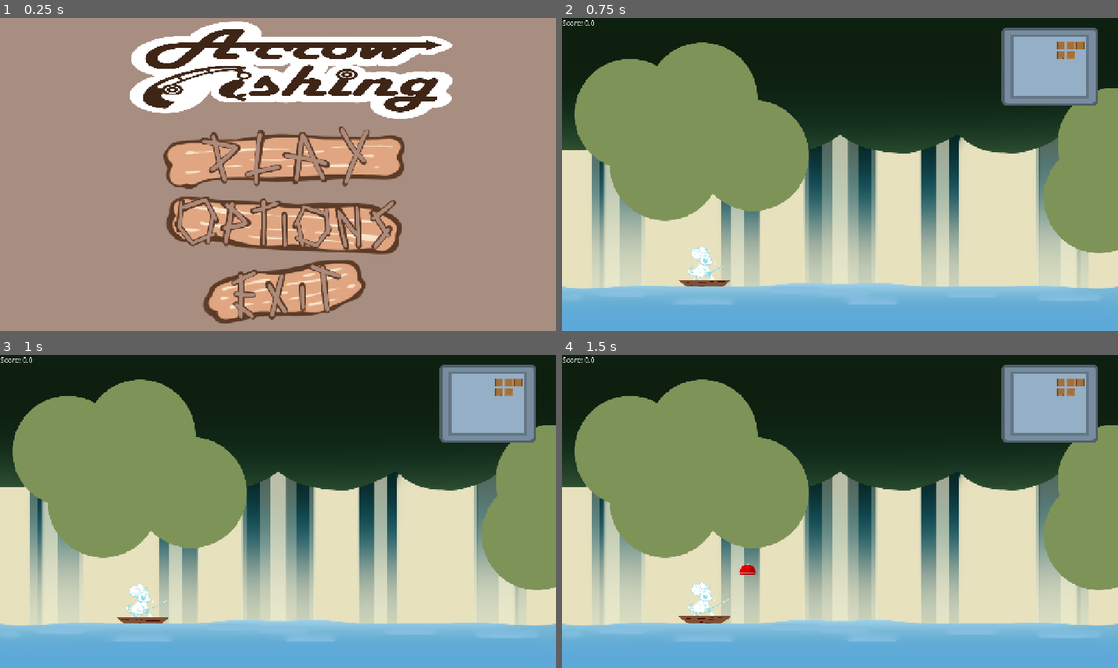
Above: before the commit, frames 1-4 (two rows, left to right).
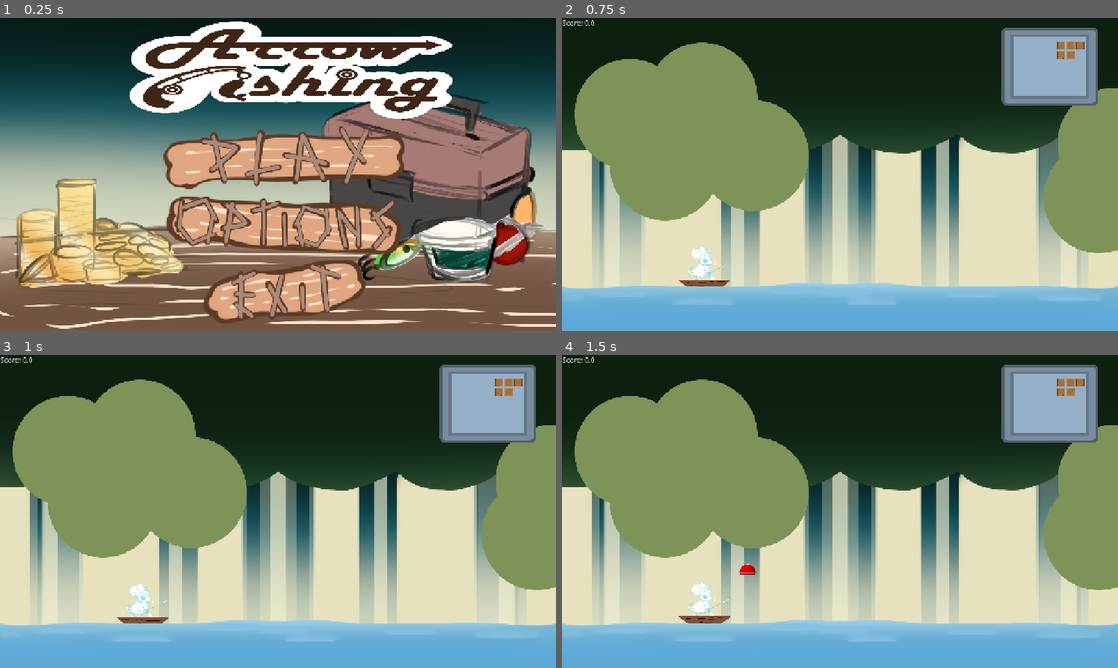
Above: after the commit, the same moments.

Repository: Meoah/Team-Awesome
Game: Godot game, scene res://scenes/game/main_menu.tscn
Two runs of this game, one before a commit and one after it. Both use one fixed random seed, a clock stepped at 60 frames per second and the inputs below.
Inputs (mouse positions are in pixels of both pictures, inside the frame that each line leads up to):
- Up to frame 1 (0.25 s): no input
- Up to frame 2 (0.75 s): click (845, 158) at 0.5 s
- Up to frame 3 (1 s): no input
- Up to frame 4 (1.5 s): tap Enter (ui_accept) at 1.25 s; hold Right (Right) from 1.28 s (still down)

The runs differ from the first frame. In frame 1, 66% of the frame differs, in the area x 0-100%, y 0-100%; in frame 2, nothing differs; in frame 3, nothing differs; in frame 4, nothing differs.

Commit message:
Changes to title screen
Change to title screen
moved some files into another folder under UI

Diff:
--- a/assets/textures/fish/doodle_fish/Fish01.tres
+++ b/assets/textures/fish/doodle_fish/Fish01.tres
@@ -1,7 +1,7 @@
 [gd_resource type="Resource" script_class="FishData" load_steps=3 format=3 uid="uid://bfhqypk3cq3op"]
 
 [ext_resource type="Texture2D" uid="uid://bt3wgexmfinn3" path="res://assets/textures/fish/doodle_fish/Fish01.png" id="1_3ep4n"]
-[ext_resource type="Script" uid="uid://hawtjwmqqseb" path="res://scripts/util/FishData.gd" id="1_kg2rf"]
+[ext_resource type="Script" uid="uid://hawtjwmqqseb" path="res://scripts/util/FishData_Resource.gd" id="1_kg2rf"]
 
 [resource]
 script = ExtResource("1_kg2rf")
--- a/assets/textures/fish/doodle_fish/Fish02.tres
+++ b/assets/textures/fish/doodle_fish/Fish02.tres
@@ -1,7 +1,7 @@
 [gd_resource type="Resource" script_class="FishData" load_steps=3 format=3 uid="uid://664dy5jf5c4o"]
 
 [ext_resource type="Texture2D" uid="uid://d4cqekm0rg65i" path="res://assets/textures/fish/doodle_fish/Fish03.png" id="1_gv2bk"]
-[ext_resource type="Script" uid="uid://hawtjwmqqseb" path="res://scripts/util/FishData.gd" id="1_uu8st"]
+[ext_resource type="Script" uid="uid://hawtjwmqqseb" path="res://scripts/util/FishData_Resource.gd" id="1_uu8st"]
 
 [resource]
 script = ExtResource("1_uu8st")
--- a/assets/textures/fish/doodle_fish/Fish03.tres
+++ b/assets/textures/fish/doodle_fish/Fish03.tres
@@ -1,7 +1,7 @@
 [gd_resource type="Resource" script_class="FishData" load_steps=3 format=3 uid="uid://4g6bcbg4xyqd"]
 
 [ext_resource type="Texture2D" uid="uid://ciytcol0qrkmt" path="res://assets/textures/fish/doodle_fish/Fish04.png" id="1_3yw5x"]
-[ext_resource type="Script" uid="uid://hawtjwmqqseb" path="res://scripts/util/FishData.gd" id="1_4gde3"]
+[ext_resource type="Script" uid="uid://hawtjwmqqseb" path="res://scripts/util/FishData_Resource.gd" id="1_4gde3"]
 
 [resource]
 script = ExtResource("1_4gde3")
--- a/assets/textures/fish/doodle_fish/Fish04.tres
+++ b/assets/textures/fish/doodle_fish/Fish04.tres
@@ -1,6 +1,6 @@
 [gd_resource type="Resource" script_class="FishData" load_steps=3 format=3 uid="uid://dtchd3fbud4kp"]
 
-[ext_resource type="Script" uid="uid://hawtjwmqqseb" path="res://scripts/util/FishData.gd" id="1_hh66p"]
+[ext_resource type="Script" uid="uid://hawtjwmqqseb" path="res://scripts/util/FishData_Resource.gd" id="1_hh66p"]
 [ext_resource type="Texture2D" uid="uid://ctjwpsmkyxdxs" path="res://assets/textures/fish/doodle_fish/Fish05.png" id="1_j5t3o"]
 
 [resource]
--- a/scenes/game/MainMenu.tscn
+++ b/scenes/game/MainMenu.tscn
@@ -1,8 +1,8 @@
 [gd_scene load_steps=6 format=3 uid="uid://l85sf1pl7i3t"]
 
 [ext_resource type="Script" uid="uid://b00g45l37d66e" path="res://scripts/ui/inventory_ui.gd" id="1_8saeu"]
-[ext_resource type="Texture2D" uid="uid://bubkm6extv28x" path="res://assets/textures/ui/panel_grey.png" id="2_ghw46"]
-[ext_resource type="Texture2D" uid="uid://cbhtfna6mhxm6" path="res://assets/textures/ui/panel_brown_damaged_dark.png" id="3_df05h"]
+[ext_resource type="Texture2D" uid="uid://bubkm6extv28x" path="res://assets/textures/ui/Inventory_Images/panel_grey.png" id="2_ghw46"]
+[ext_resource type="Texture2D" uid="uid://cbhtfna6mhxm6" path="res://assets/textures/ui/Inventory_Images/panel_brown_damaged_dark.png" id="3_df05h"]
 
 [sub_resource type="StyleBoxTexture" id="StyleBoxTexture_6gduq"]
 texture = ExtResource("2_ghw46")
--- a/scenes/game/inventory_shop.tscn
+++ b/scenes/game/inventory_shop.tscn
@@ -1,9 +1,9 @@
-[gd_scene load_steps=8 format=3 uid="uid://yvxxbukkwo6m"]
+[gd_scene load_steps=9 format=3 uid="uid://yvxxbukkwo6m"]
 
-[ext_resource type="Texture2D" uid="uid://cwkwalyu450bw" path="res://assets/textures/ui/Filler_Shop_BG2.png" id="1_a0t8v"]
-[ext_resource type="Script" uid="uid://fkm8rjtl2qav" path="res://scripts/game/inventory_shop.gd" id="1_p0da1"]
+[ext_resource type="Texture2D" uid="uid://cwkwalyu450bw" path="res://assets/textures/ui/Inventory_Images/Filler_Shop_BG2.png" id="1_a0t8v"]
 [ext_resource type="FontFile" uid="uid://ciwjf56aydm2a" path="res://assets/fonts/CherryBombOne-Regular.ttf" id="2_7jlnl"]
-[ext_resource type="Texture2D" uid="uid://bowp4xp3b2o8q" path="res://assets/textures/ui/button_brown.png" id="3_7jlnl"]
+[ext_resource type="Texture2D" uid="uid://bowp4xp3b2o8q" path="res://assets/textures/ui/Inventory_Images/button_brown.png" id="3_7jlnl"]
+[ext_resource type="Texture2D" uid="uid://de7vqfhcen3mo" path="res://assets/textures/ui/Inventory_Images/inventory_UI.png" id="5_cde6c"]
 
 [sub_resource type="StyleBoxTexture" id="StyleBoxTexture_p0da1"]
 texture = ExtResource("1_a0t8v")
@@ -14,6 +14,9 @@
 [sub_resource type="StyleBoxTexture" id="StyleBoxTexture_of57g"]
 texture = ExtResource("3_7jlnl")
 
+[sub_resource type="StyleBoxTexture" id="StyleBoxTexture_4xmvl"]
+texture = ExtResource("5_cde6c")
+
 [node name="InventoryShop" type="Control"]
 layout_mode = 3
 anchors_preset = 15
@@ -21,7 +24,6 @@
 anchor_bottom = 1.0
 grow_horizontal = 2
 grow_vertical = 2
-script = ExtResource("1_p0da1")
 
 [node name="ShopPanel" type="Panel" parent="."]
 layout_mode = 1
@@ -50,34 +52,6 @@
 theme_override_font_sizes/font_size = 64
 text = "Arrow Fishing Shop"
 
-[node name="FishListContainer" type="VBoxContainer" parent="ShopPanel"]
-layout_mode = 0
-offset_left = 204.0
-offset_top = 331.0
-offset_right = 472.0
-offset_bottom = 616.0
-
-[node name="Label" type="Label" parent="ShopPanel/FishListContainer"]
-layout_mode = 2
-theme_override_colors/font_color = Color(0.28235295, 0.36078432, 0.28235295, 1)
-theme_override_fonts/font = ExtResource("2_7jlnl")
-theme_override_font_sizes/font_size = 50
-text = "Fish:"
-
-[node name="FishPriceContainer" type="VBoxContainer" parent="ShopPanel"]
-layout_mode = 0
-offset_left = 829.0
-offset_top = 323.0
-offset_right = 993.0
-offset_bottom = 616.0
-
-[node name="Label" type="Label" parent="ShopPanel/FishPriceContainer"]
-layout_mode = 2
-theme_override_colors/font_color = Color(0.28235295, 0.36078432, 0.28235295, 1)
-theme_override_fonts/font = ExtResource("2_7jlnl")
-theme_override_font_sizes/font_size = 50
-text = "Price:"
-
 [node name="BuyButton" type="Button" parent="ShopPanel"]
 layout_mode = 0
 offset_left = 19.0
@@ -101,3 +75,48 @@
 theme_override_font_sizes/font_size = 40
 theme_override_styles/normal = SubResource("StyleBoxTexture_of57g")
 text = "X"
+
+[node name="HBoxContainer" type="HBoxContainer" parent="ShopPanel"]
+layout_mode = 0
+offset_left = 167.0
+offset_top = 326.0
+offset_right = 1076.0
+offset_bottom = 618.0
+theme_override_constants/separation = 650
+
+[node name="FishListContainer" type="VBoxContainer" parent="ShopPanel/HBoxContainer"]
+layout_mode = 2
+theme_override_constants/separation = 4
+
+[node name="Label" type="Label" parent="ShopPanel/HBoxContainer/FishListContainer"]
+layout_mode = 2
+theme_override_colors/font_color = Color(0.28235295, 0.36078432, 0.28235295, 1)
+theme_override_fonts/font = ExtResource("2_7jlnl")
+theme_override_font_sizes/font_size = 50
+text = "Fish:"
+
+[node name="FishPriceContainer" type="VBoxContainer" parent="ShopPanel/HBoxContainer"]
+layout_mode = 2
+
+[node name="Label" type="Label" parent="ShopPanel/HBoxContainer/FishPriceContainer"]
+layout_mode = 2
+theme_override_colors/font_color = Color(0.28235295, 0.36078432, 0.28235295, 1)
+theme_override_fonts/font = ExtResource("2_7jlnl")
+theme_override_font_sizes/font_size = 50
+text = "Price:"
+
+[node name="FishIconPanel" type="Panel" parent="."]
+layout_mode = 0
+offset_left = 332.0
+offset_top = 329.0
+offset_right = 1392.0
+offset_bottom = 700.0
+theme_override_styles/panel = SubResource("StyleBoxTexture_4xmvl")
+
+[node name="FishGrid" type="GridContainer" parent="FishIconPanel"]
+layout_mode = 0
+offset_left = 93.0
+offset_top = 50.0
+offset_right = 509.0
+offset_bottom = 332.0
+columns = 3
--- a/scenes/game/inventory_ui.tscn
+++ b/scenes/game/inventory_ui.tscn
@@ -1,8 +1,8 @@
 [gd_scene load_steps=6 format=3 uid="uid://dswttm0xkt8an"]
 
 [ext_resource type="Script" uid="uid://b00g45l37d66e" path="res://scripts/ui/inventory_ui.gd" id="1_34y5v"]
-[ext_resource type="Texture2D" uid="uid://bubkm6extv28x" path="res://assets/textures/ui/panel_grey.png" id="2_r57pj"]
-[ext_resource type="Texture2D" uid="uid://cbhtfna6mhxm6" path="res://assets/textures/ui/panel_brown_damaged_dark.png" id="3_jn3b8"]
+[ext_resource type="Texture2D" uid="uid://bubkm6extv28x" path="res://assets/textures/ui/Inventory_Images/panel_grey.png" id="2_r57pj"]
+[ext_resource type="Texture2D" uid="uid://cbhtfna6mhxm6" path="res://assets/textures/ui/Inventory_Images/panel_brown_damaged_dark.png" id="3_jn3b8"]
 
 [sub_resource type="StyleBoxTexture" id="StyleBoxTexture_6gduq"]
 texture = ExtResource("2_r57pj")
--- a/scenes/game/main_menu.tscn
+++ b/scenes/game/main_menu.tscn
@@ -1,21 +1,22 @@
-[gd_scene load_steps=23 format=3 uid="uid://bs6fqe1euvjxa"]
+[gd_scene load_steps=24 format=3 uid="uid://bs6fqe1euvjxa"]
 
 [ext_resource type="Script" uid="uid://c5uuc65y6jov" path="res://scripts/game/main_menu.gd" id="1_fpthd"]
+[ext_resource type="Texture2D" uid="uid://5dbwsil5kndn" path="res://assets/textures/ui/Inventory_Images/Mock_Intro_Screen.png" id="2_73xsm"]
 [ext_resource type="FontFile" uid="uid://ciwjf56aydm2a" path="res://assets/fonts/CherryBombOne-Regular.ttf" id="3_16onh"]
-[ext_resource type="Texture2D" uid="uid://dylf5rrqe6bh1" path="res://assets/textures/ui/Options_Button.png" id="4_6hh85"]
-[ext_resource type="Texture2D" uid="uid://v6txl6dvukk5" path="res://assets/textures/ui/Play_Button.png" id="4_bto60"]
+[ext_resource type="Texture2D" uid="uid://dylf5rrqe6bh1" path="res://assets/textures/ui/Inventory_Images/Options_Button.png" id="4_6hh85"]
+[ext_resource type="Texture2D" uid="uid://v6txl6dvukk5" path="res://assets/textures/ui/Inventory_Images/Play_Button.png" id="4_bto60"]
 [ext_resource type="AudioStream" uid="uid://d0uy7uecr3cvv" path="res://assets/audio/bgm/1-01 Introduction.mp3" id="4_fpthd"]
-[ext_resource type="Texture2D" uid="uid://dxgpb3qp4tll" path="res://assets/textures/ui/Exit_Button.png" id="5_1f7y1"]
+[ext_resource type="Texture2D" uid="uid://dxgpb3qp4tll" path="res://assets/textures/ui/Inventory_Images/Exit_Button.png" id="5_1f7y1"]
 [ext_resource type="Script" uid="uid://c2kycjhjsowfw" path="res://scripts/ui/audio_volume.gd" id="5_df05h"]
-[ext_resource type="Texture2D" uid="uid://dw1w6ahlv5d5u" path="res://assets/textures/ui/Mock_Title.png" id="6_6hh85"]
+[ext_resource type="Texture2D" uid="uid://dw1w6ahlv5d5u" path="res://assets/textures/ui/Inventory_Images/Mock_Title.png" id="6_6hh85"]
 [ext_resource type="Script" uid="uid://bubl3cxipu10w" path="res://scripts/ui/fullscreen_control.gd" id="6_8um5k"]
-[ext_resource type="Texture2D" uid="uid://cdtrnvfx7a3s4" path="res://assets/textures/ui/Back_Button2.png" id="8_1f7y1"]
-[ext_resource type="Texture2D" uid="uid://cyqmepf4g26us" path="res://assets/textures/ui/Settings_Button.png" id="8_efcww"]
-[ext_resource type="Texture2D" uid="uid://dpwqywrutgwbm" path="res://assets/textures/ui/MusicVolume_Button.png" id="11_nsdtn"]
-[ext_resource type="Texture2D" uid="uid://dtx8hp5a3da3y" path="res://assets/textures/ui/Fullscreen_Button.png" id="12_4oldi"]
-
-[sub_resource type="StyleBoxFlat" id="StyleBoxFlat_4oldi"]
-bg_color = Color(0.65882355, 0.5568628, 0.5058824, 1)
+[ext_resource type="Texture2D" uid="uid://cdtrnvfx7a3s4" path="res://assets/textures/ui/Inventory_Images/Back_Button2.png" id="8_1f7y1"]
+[ext_resource type="Texture2D" uid="uid://cyqmepf4g26us" path="res://assets/textures/ui/Inventory_Images/Settings_Button.png" id="8_efcww"]
+[ext_resource type="Texture2D" uid="uid://dpwqywrutgwbm" path="res://assets/textures/ui/Inventory_Images/MusicVolume_Button.png" id="11_nsdtn"]
+[ext_resource type="Texture2D" uid="uid://dtx8hp5a3da3y" path="res://assets/textures/ui/Inventory_Images/Fullscreen_Button.png" id="12_4oldi"]
+
+[sub_resource type="StyleBoxTexture" id="StyleBoxTexture_ados7"]
+texture = ExtResource("2_73xsm")
 
 [sub_resource type="StyleBoxTexture" id="StyleBoxTexture_1f7y1"]
 texture = ExtResource("6_6hh85")
@@ -62,7 +63,7 @@
 offset_bottom = 9.0
 grow_horizontal = 2
 grow_vertical = 2
-theme_override_styles/panel = SubResource("StyleBoxFlat_4oldi")
+theme_override_styles/panel = SubResource("StyleBoxTexture_ados7")
 
 [node name="MainButtons" type="VBoxContainer" parent="."]
 layout_mode = 1
--- a/scenes/ui/inventory_ui.tscn
+++ b/scenes/ui/inventory_ui.tscn
@@ -1,8 +1,8 @@
 [gd_scene load_steps=6 format=3 uid="uid://dptqmpmoflqxv"]
 
 [ext_resource type="Script" uid="uid://b00g45l37d66e" path="res://scripts/ui/inventory_ui.gd" id="1_se627"]
-[ext_resource type="Texture2D" uid="uid://bubkm6extv28x" path="res://assets/textures/ui/panel_grey.png" id="2_o6avf"]
-[ext_resource type="Texture2D" uid="uid://cbhtfna6mhxm6" path="res://assets/textures/ui/panel_brown_damaged_dark.png" id="3_6gduq"]
+[ext_resource type="Texture2D" uid="uid://bubkm6extv28x" path="res://assets/textures/ui/Inventory_Images/panel_grey.png" id="2_o6avf"]
+[ext_resource type="Texture2D" uid="uid://cbhtfna6mhxm6" path="res://assets/textures/ui/Inventory_Images/panel_brown_damaged_dark.png" id="3_6gduq"]
 
 [sub_resource type="StyleBoxTexture" id="StyleBoxTexture_6gduq"]
 texture = ExtResource("2_o6avf")
--- a/scenes/ui/slot.tscn
+++ b/scenes/ui/slot.tscn
@@ -1,6 +1,6 @@
 [gd_scene load_steps=2 format=3 uid="uid://dyaxs1jdloena"]
 
-[ext_resource type="Texture2D" uid="uid://cbhtfna6mhxm6" path="res://assets/textures/ui/panel_brown_damaged_dark.png" id="1_c24ra"]
+[ext_resource type="Texture2D" uid="uid://cbhtfna6mhxm6" path="res://assets/textures/ui/Inventory_Images/panel_brown_damaged_dark.png" id="1_c24ra"]
 
 [node name="Slot" type="Node2D"]
 
--- a/scripts/game/inventory_shop.gd
+++ b/scripts/game/inventory_shop.gd
@@ -10,11 +10,27 @@
 
 var ALL_FISH := [FISH01, FISH02, FISH03, FISH04]
 
+#Finds FishGrid Container
+@onready var fish_grid = $FishIconPanel/FishFrid
+
 func _ready() -> void:
 	#Show what fish the player has and the amount when shop opens
 	for fish in ALL_FISH:
 		var count := Inventory.get_fish_count(fish)
 		print("Player has", count, "x", fish.display_name, "(price: )", fish.fish_price, ")")
+
+#Shows icons inside of the shop UI
+func _show_fish_icons() -> void:
+	#clear out any icons
+	for child in fish_grid.get_children():
+		child.queue_free()
+	#Create an icon and add it to the grid
+	for fish in ALL_FISH:
+		if fish.icon == null:
+			continue
+		var icon_rect := TextureRect.new()
+		icon_rect.texture = fish.icon
+
 
 func sell_fish(fish: FishData) -> void:
 	if not Inventory.has_fish(fish):
Renamed: assets/textures/ui/Back_Button2.png -> assets/textures/ui/Inventory_Images/Back_Button2.png
Renamed: assets/textures/ui/Exit_Button.png -> assets/textures/ui/Inventory_Images/Exit_Button.png
Renamed: assets/textures/ui/Filler_Shop_BG2.png -> assets/textures/ui/Inventory_Images/Filler_Shop_BG2.png
Renamed: assets/textures/ui/Fullscreen_Button.png -> assets/textures/ui/Inventory_Images/Fullscreen_Button.png
Binary file added: assets/textures/ui/Inventory_Images/Mock_Intro_Screen.png
Renamed: assets/textures/ui/Mock_Title.png -> assets/textures/ui/Inventory_Images/Mock_Title.png
Renamed: assets/textures/ui/MusicVolume_Button.png -> assets/textures/ui/Inventory_Images/MusicVolume_Button.png
Renamed: assets/textures/ui/Options_Button.png -> assets/textures/ui/Inventory_Images/Options_Button.png
Renamed: assets/textures/ui/Play_Button.png -> assets/textures/ui/Inventory_Images/Play_Button.png
Renamed: assets/textures/ui/Settings_Button.png -> assets/textures/ui/Inventory_Images/Settings_Button.png
Renamed: assets/textures/ui/button_brown.png -> assets/textures/ui/Inventory_Images/button_brown.png
Renamed: assets/textures/ui/checkbox_beige_cross.png -> assets/textures/ui/Inventory_Images/checkbox_beige_cross.png
(and 9 more such lines)
